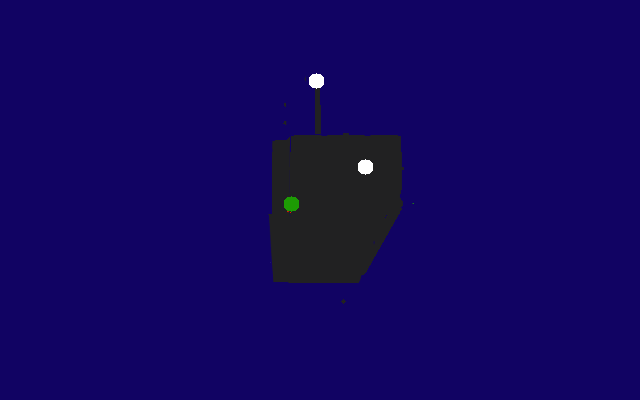
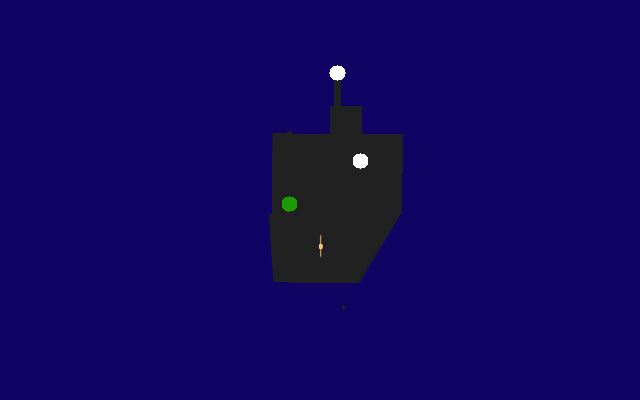
Layered file, before and after one edit (640 × 400). Changes by layer:
removed layer "Pasted Layer" over box(284, 196, 299, 212)
added layer "lights" above "stern light" over box(282, 153, 368, 212)
added layer "stern light" above "chimney" over box(287, 65, 401, 281)
renamed "front" to "chimney", moved it above "ship", painted on it over box(288, 82, 414, 217)
painted on "ship" over box(268, 65, 384, 258)
added layer "front" above "Background" over box(287, 133, 403, 214)
painted on "Background" over box(341, 211, 400, 310)
